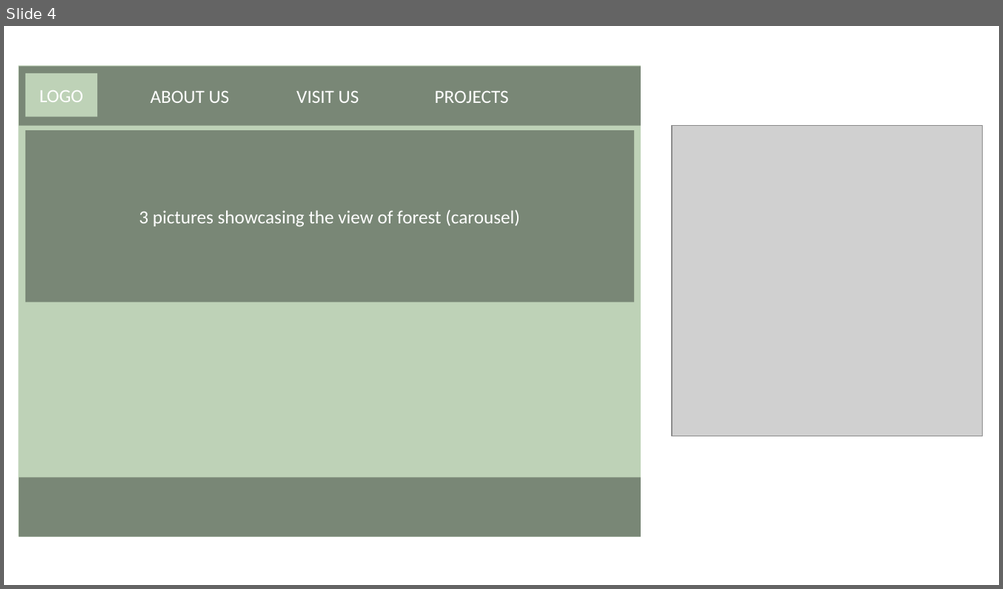
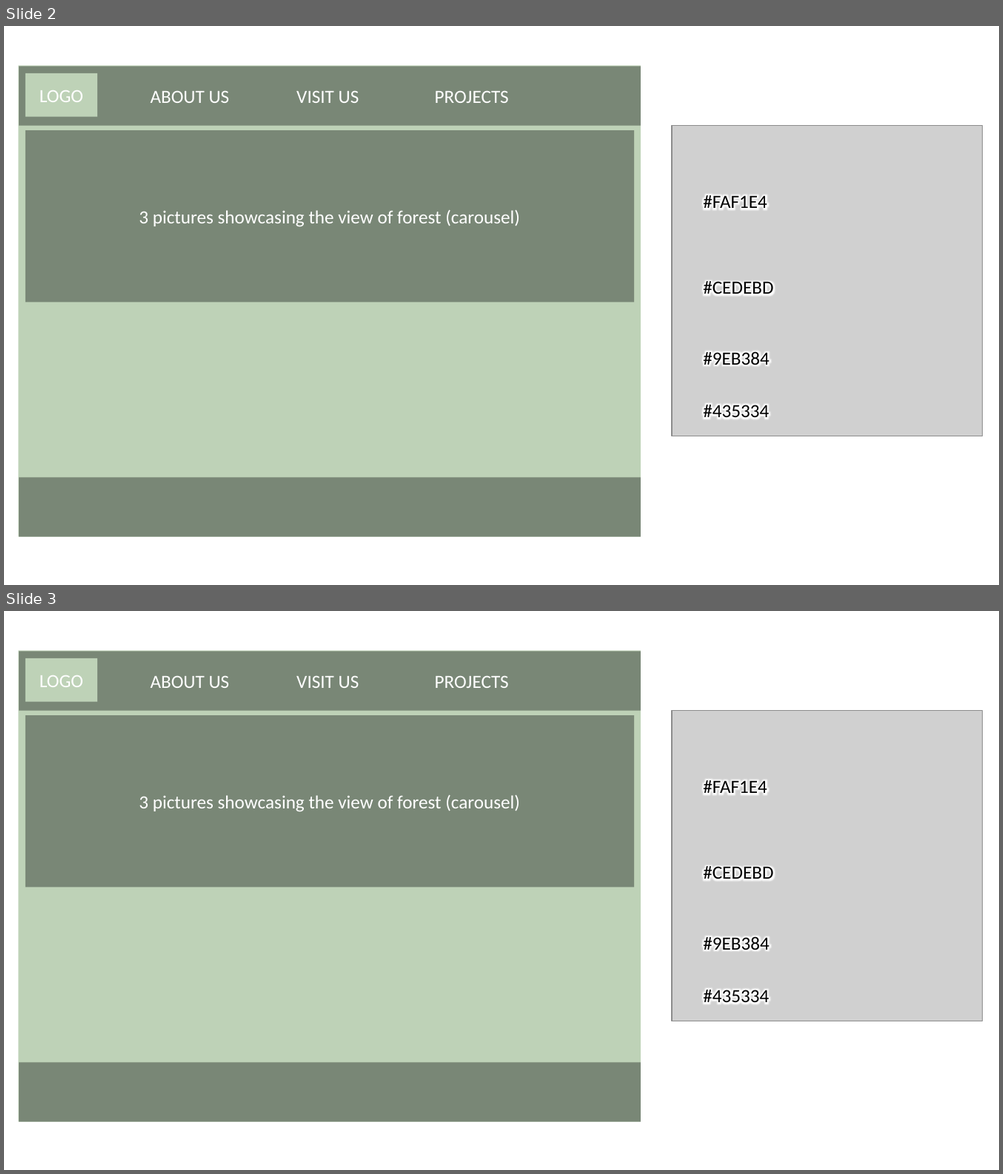
Before and after one commit to SamuelSolomon1/Arroceros-Urban-Forest-Park, a slide deck: SITE MAP.pptx. Shown one above the other, each under a label of ours: slide 4 before the commit, slides 2 and 3 after it. The pictures are 1003x589 and 1003x1174 pixels, drawn with LibreOffice and Linux fonts; fonts in the diff are those of the drawing; grey boxes stand for pictures. Boxes give left, top, right and bottom in pixels: in the first picture for what was removed or moved away, otherwise in the second. Text is boxed around its words. In the diff, an @@ line names an element or a change of style, - is before the commit and + after.

```diff
--- a/SITE MAP.pptx
+++ b/SITE MAP.pptx
@@ slide 3 added at bbox=[4, 611, 999, 1170], background #FFFFFF @@
@@ rectangle added at bbox=[18, 650, 640, 1122], fill #BED2B7 @@
@@ rectangle added at bbox=[19, 651, 640, 711], fill #798776, 18 pt, text #FFFFFF @@
+ABOUT US VISIT US PROJECTS
@@ rectangle added at bbox=[25, 658, 98, 701], fill #BED2B7, 18 pt, text #FFFFFF @@
+LOGO
@@ rectangle added at bbox=[25, 715, 634, 887], fill #798776, 18 pt, text #FFFFFF @@
+3 pictures showcasing the view of forest (carousel)
@@ picture added at bbox=[671, 711, 983, 1022] @@
@@ text added at bbox=[703, 780, 767, 793], 18 pt, text #000000 @@
+#FAF1E4
@@ text added at bbox=[703, 866, 773, 879], 18 pt, text #000000 @@
+#CEDEBD
@@ text added at bbox=[703, 937, 769, 950], 18 pt, text #000000 @@
+#9EB384
@@ text added at bbox=[703, 990, 768, 1002], 18 pt, text #000000 @@
+#435334
@@ rectangle added at bbox=[19, 1063, 640, 1123], fill #798776 @@
@@ what was slide 4 is now slide 2 @@
@@ slide 2 changed as well @@
@@ text added at bbox=[703, 195, 767, 208], 18 pt, text #000000 @@
+#FAF1E4
@@ text added at bbox=[703, 281, 773, 294], 18 pt, text #000000 @@
+#CEDEBD
@@ text added at bbox=[703, 352, 769, 365], 18 pt, text #000000 @@
+#9EB384
@@ text added at bbox=[703, 405, 768, 417], 18 pt, text #000000 @@
+#435334
```
Also in this commit, not shown: 1 other slide changed, 4 other slides added, 2 slides removed, 9 other files.
